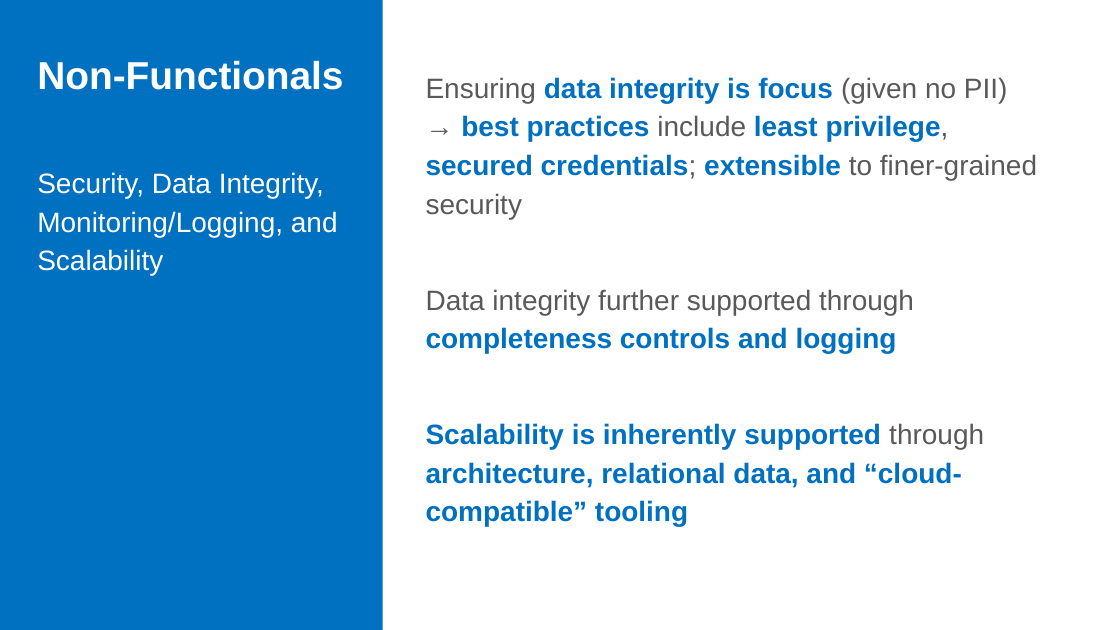
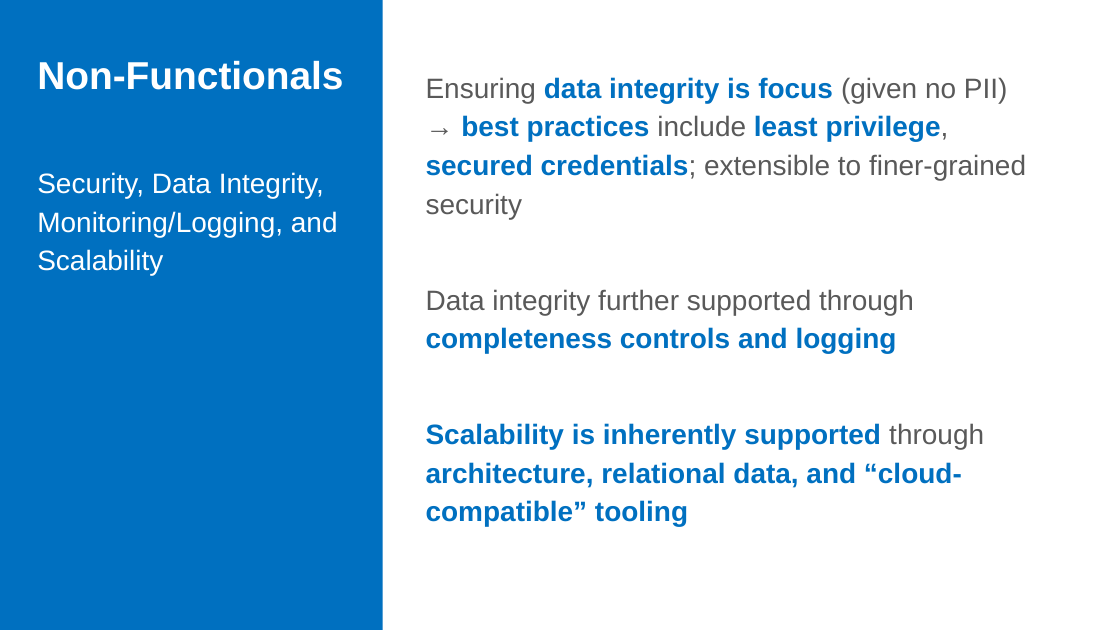
Before and after one commit to lanewhitmore/BIS_Data_Pipeline, a slide deck: slide 11 of docs/ADS507-Team6-Final-Project-Presentation.pptx (slide 7 before the commit). Drawn at 1120x630 pixels with LibreOffice and Linux fonts; fonts in the diff are those of the drawing. Boxes give left, top, right and bottom in pixels: in the first picture for what was removed or moved away, otherwise in the second. Text is boxed around its words. In the diff, an @@ line names an element or a change of style, - is before the commit and + after.

```diff
--- a/docs/ADS507-Team6-Final-Project-Presentation.pptx
+++ b/docs/ADS507-Team6-Final-Project-Presentation.pptx
@@ text at bbox=[426, 77, 1026, 219]: text colour #0070C0 to #595959, bold off in "extensible" @@
```
Also in this commit, not shown: 1 other slide changed, 4 slides added.
